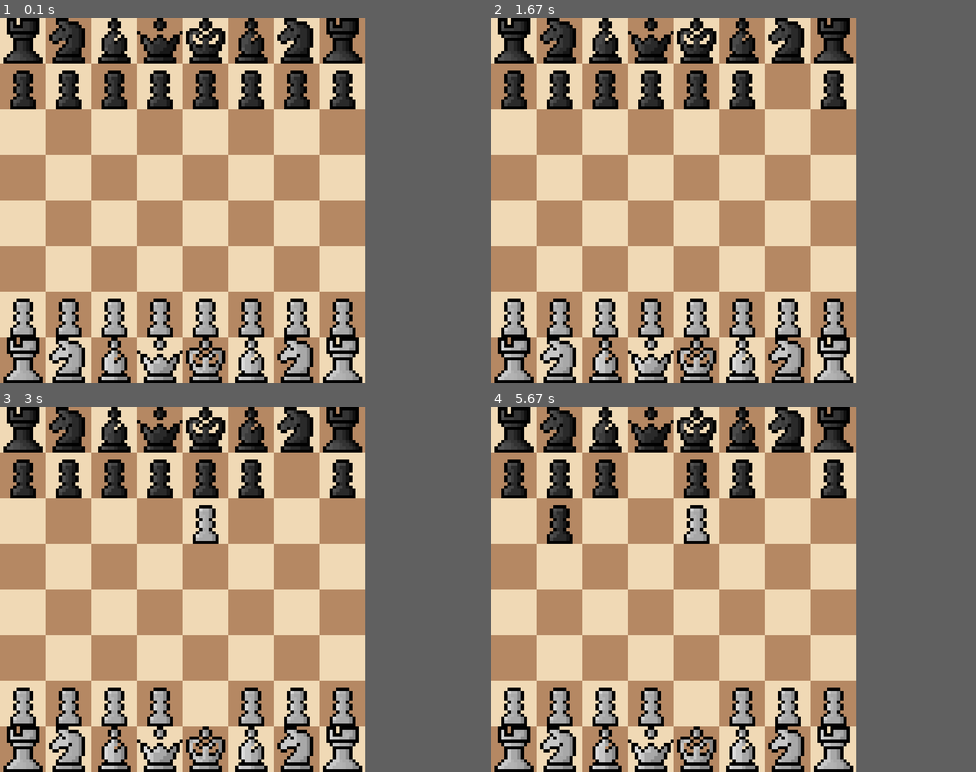
Above: before the commit, frames 1-4 (two rows, left to right).
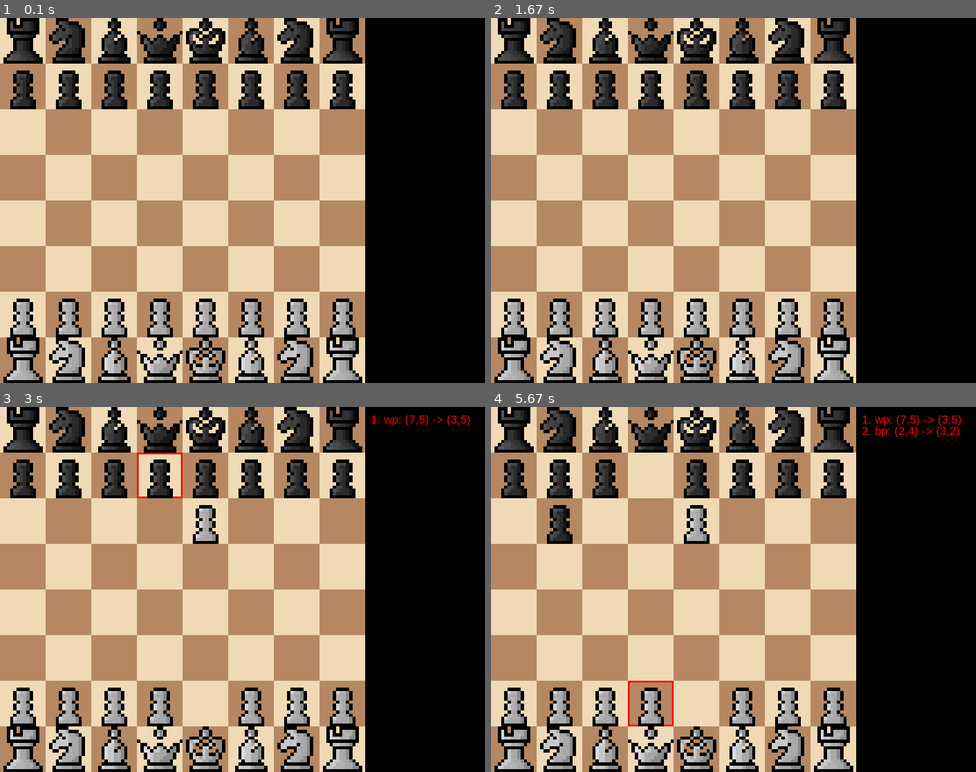
Above: after the commit, the same moments.

Repository: angel0n/chess_pygame
Game: pygame game, started from main.py
Same seed, same stepped clock (60 frames per second), same inputs: the game is played once before the commit and once after it.
Inputs (mouse positions are in pixels of both pictures, inside the frame that each line leads up to):
- Up to frame 1 (0.1 s): no input
- Up to frame 2 (1.67 s): click (733, 200) at 0.38 s; click (806, 72) at 1.22 s
- Up to frame 3 (3 s): click (218, 684) at 2.05 s; click (227, 527) at 2.38 s; click (164, 469) at 2.72 s
- Up to frame 4 (5.67 s): click (549, 509) at 3.05 s; click (660, 695) at 5.58 s
In our replay, the window is 640x640 before the commit and 850x640 after it. These sizes can differ from the game's own. Grey fills any space a smaller window leaves; there, only what the larger window draws over its background counts as a difference.

The runs differ from the first frame. In frame 1, only the window size differs. In frame 2, 0.4% of the frame differs, in the area x 58-64%, y 14-25%; in frame 3, 0.7%; in frame 4, 0.9%, in the area x 28-97%, y 2-88%.

Commit message:
adicionado exibição dos logs de movimento

Diff:
--- a/board.py
+++ b/board.py
@@ -1,5 +1,5 @@
 import pygame
-
+from state import GameState
 # Cores
 WHITE = (240, 217, 181)
 BROWN = (181, 136, 99)
@@ -17,15 +17,28 @@
         image = pygame.image.load(f"assets/{piece}.png")
         piece_images[piece] = pygame.transform.scale(image, (SQUARE_SIZE, SQUARE_SIZE))
 
-def draw_board(screen, board_state):
+def draw_board(screen, board_state, gs):
     for row in range(BOARD_SIZE):
         for col in range(BOARD_SIZE):
             # Alterna cor das casas
             color = WHITE if (row + col) % 2 == 0 else BROWN
             rect = pygame.Rect(col * SQUARE_SIZE, row * SQUARE_SIZE, SQUARE_SIZE, SQUARE_SIZE)
             pygame.draw.rect(screen, color, rect)
+            if(gs.move != None and gs.move.start_row == row and gs.move.start_col == col):
+                pygame.draw.rect(screen, (255, 0, 0), rect, 3)
 
             # Desenha a peça se houver
             piece = board_state[row][col]
             if piece != "":
                 screen.blit(piece_images[piece], rect)
+
+def draw_log_moves(screen, gs: GameState):
+    font = pygame.font.SysFont("Arial", 20)
+    text_y = 10
+    text_x = 650
+    logs = gs.move_logs[-30:]
+    for  move in logs:
+        index = gs.move_logs.index(move)
+        text = font.render(str(index + 1) + ". " + str(move), True, (250, 0, 0))
+        screen.blit(text, (text_x, text_y))
+        text_y += 20
--- a/main.py
+++ b/main.py
@@ -1,10 +1,10 @@
 import pygame
-from board import draw_board, load_piece_images
+from board import draw_board, load_piece_images, draw_log_moves
 from state import GameState
 
 # Inicialização
 pygame.init()
-WIDTH, HEIGHT = 640, 640
+WIDTH, HEIGHT = 850, 640
 screen = pygame.display.set_mode((WIDTH, HEIGHT))
 pygame.display.set_caption("Xadrez com Pygame")
 gs = GameState()
@@ -23,10 +23,13 @@
             mouse_x, mouse_y = pygame.mouse.get_pos()
             row = mouse_y // 80
             col = mouse_x // 80
-            clicked_piece = gs.board[row][col]
-            gs.select_pieces(row,col)
+            if(row >= 0 and row < 8 and col >= 0 and col < 8):
+                clicked_piece = gs.board[row][col]
+                gs.select_pieces(row,col)
 
-    draw_board(screen, gs.board)
+    screen.fill((0, 0, 0))
+    draw_board(screen, gs.board,gs)
+    draw_log_moves(screen, gs)
     pygame.display.flip()
 
 pygame.quit()
--- a/move.py
+++ b/move.py
@@ -7,4 +7,4 @@
         self.piece_moved = board[start_row][start_col]
 
     def __str__(self):
-        return f"{self.piece_moved}: ({self.start_row},{self.start_col}) -> ({self.end_row},{self.end_col})"
+        return f"{self.piece_moved}: ({self.start_row + 1},{self.start_col + 1}) -> ({self.end_row + 1},{self.end_col + 1})"
--- a/state.py
+++ b/state.py
@@ -17,11 +17,19 @@
         self.move = None
 
     def select_pieces(self, row, col):
-        if(self.turn_of_white and self.board[row][col]):
-            pass
         if(self.move == None):
+            if(self.board[row][col] == ""):
+                return
+            if(self.turn_of_white and self.board[row][col][0] != "w"):
+                return
+            else:
+                if(not self.turn_of_white and self.board[row][col][0] != "b"):
+                    return
             self.move = Move(row, col, None, None, self.board)
         else:
+            end_piece = self.board[row][col]
+            if(end_piece != "" and end_piece[0] == self.move.piece_moved[0]):
+                return
             self.move.end_row = row
             self.move.end_col = col
             self.move_piece()
@@ -29,5 +37,6 @@
     def move_piece(self):
         self.board[self.move.start_row][self.move.start_col] = ""
         self.board[self.move.end_row][self.move.end_col] = self.move.piece_moved
+        self.move_logs.append(self.move)
         self.move = None
         self.turn_of_white = not self.turn_of_white
